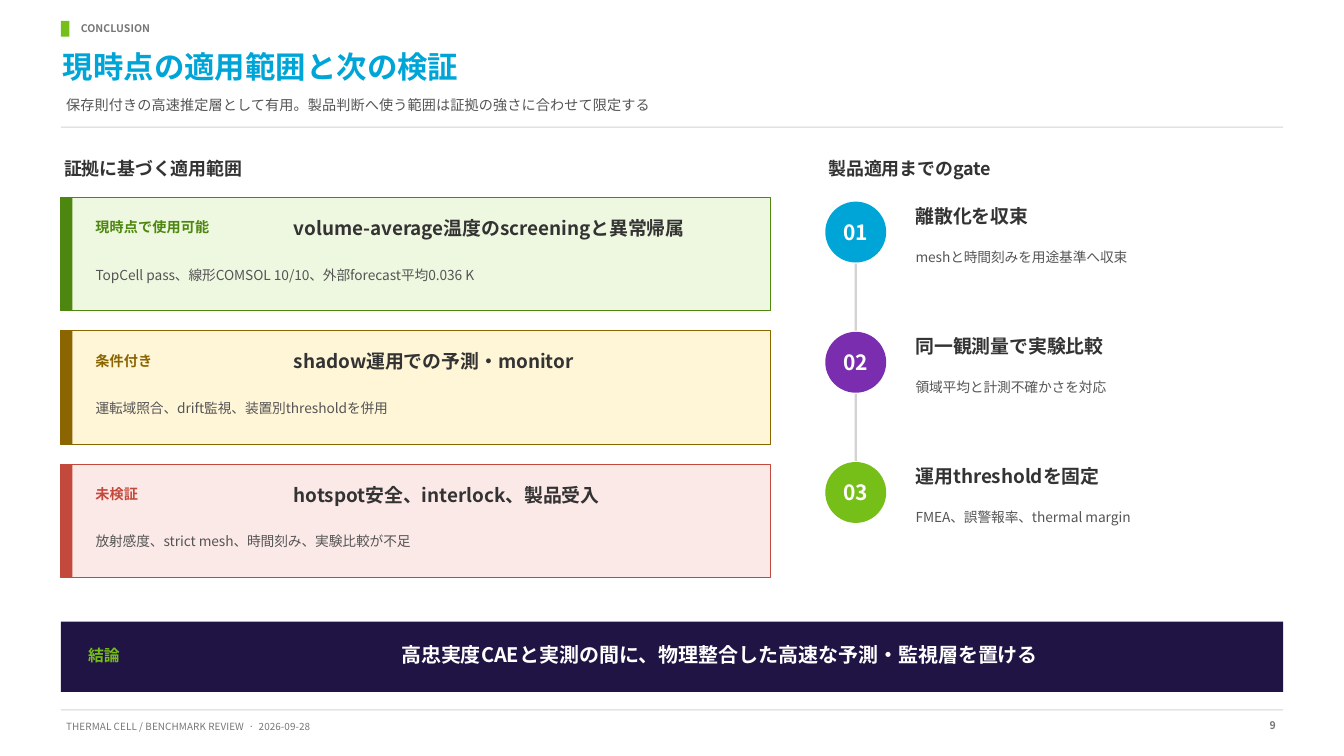
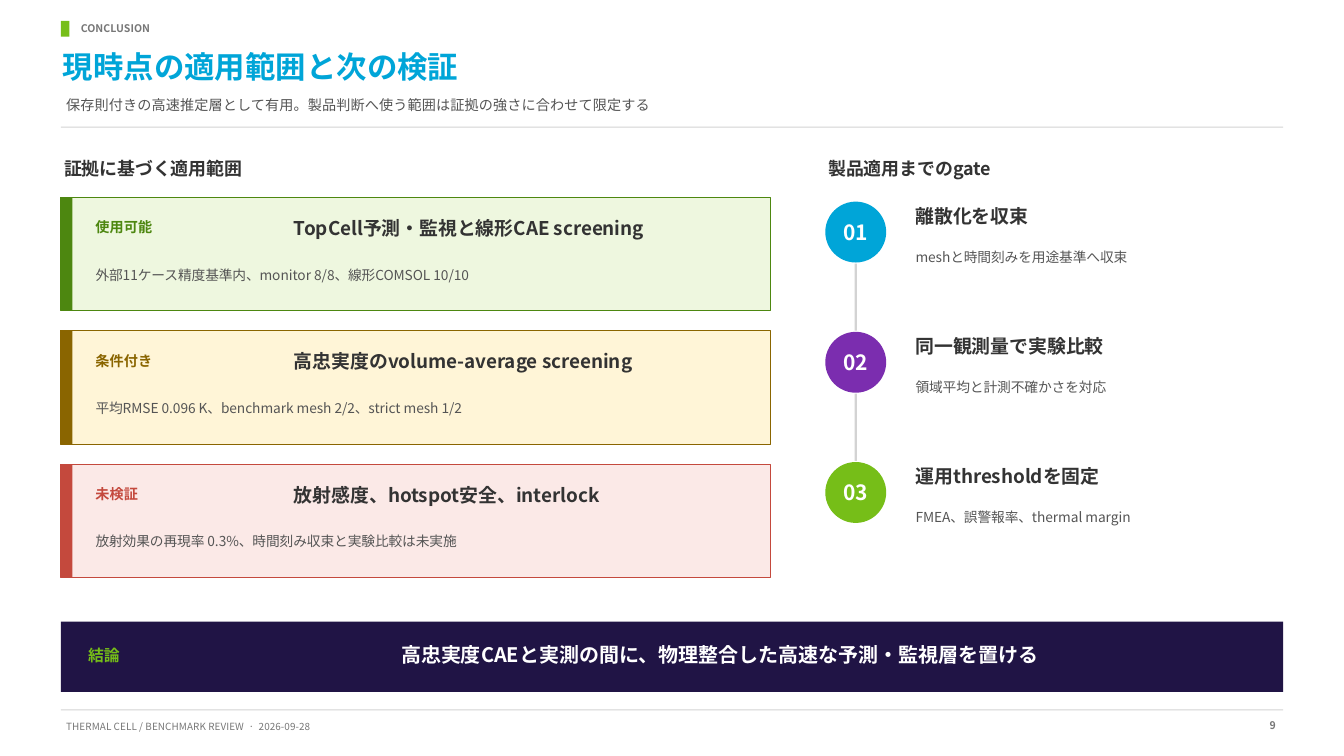
Before and after one commit to dkawa2523/heat_ML, a slide deck: slide 9 of outputs/presentation/thermal_cell_benchmark_review_9slides_20260928.pptx. Drawn at 1344x756 pixels with LibreOffice and Linux fonts; fonts in the diff are those of the drawing. Boxes give left, top, right and bottom in pixels: in the first picture for what was removed or moved away, otherwise in the second. Text is boxed around its words. In the diff, an @@ line names an element or a change of style, - is before the commit and + after.

Commit message:
docs: make benchmark charts decision-ready

```diff
--- a/outputs/presentation/thermal_cell_benchmark_review_9slides_20260928.pptx
+++ b/outputs/presentation/thermal_cell_benchmark_review_9slides_20260928.pptx
@@ text at (x1=95, y1=220, x2=152, y2=233): text changed @@
-現時点で使用可能
+使用可能
@@ text at (x1=294, y1=219, x2=644, y2=240): text changed @@
-volume-average温度のscreeningと異常帰属
+TopCell予測・監視と線形CAE screening
@@ text at (x1=96, y1=268, x2=469, y2=283): text changed @@
-TopCell pass、線形COMSOL 10/10、外部forecast平均0.036 K
+外部11ケース精度基準内、monitor 8/8、線形COMSOL 10/10
@@ text at (x1=294, y1=352, x2=632, y2=373): text changed @@
-shadow運用での予測・monitor
+高忠実度のvolume-average screening
@@ text at (x1=96, y1=401, x2=463, y2=416): text changed @@
-運転域照合、drift監視、装置別thresholdを併用
+平均RMSE 0.096 K、benchmark mesh 2/2、strict mesh 1/2
@@ text at (x1=294, y1=486, x2=600, y2=506): text changed @@
-hotspot安全、interlock、製品受入
+放射感度、hotspot安全、interlock
@@ text at (x1=96, y1=534, x2=456, y2=547): text changed @@
-放射感度、strict mesh、時間刻み、実験比較が不足
+放射効果の再現率 0.3%、時間刻み収束と実験比較は未実施
```
Also in this commit, not shown: 2 other slides changed, 2 slides added, 2 slides removed.
